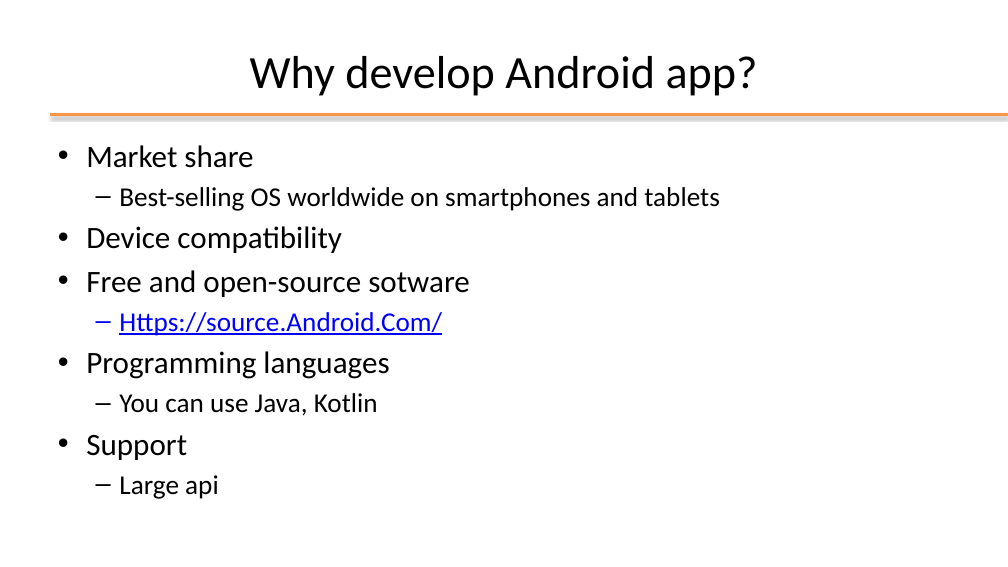
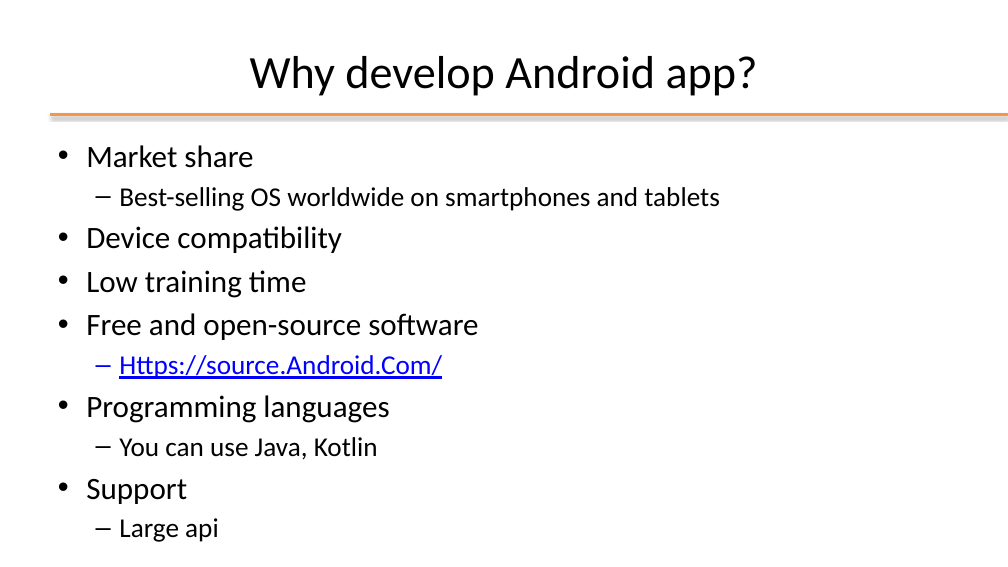
Before and after one commit to kevinmala00/ATTIVITA-PROGETTUALE, a slide deck: slide 4 of slides/01 - Android Introduction.pptx. Drawn at 1008x567 pixels with LibreOffice and Linux fonts; fonts in the diff are those of the drawing; background and template pictures are left out. Boxes give left, top, right and bottom in pixels: in the first picture for what was removed or moved away, otherwise in the second. Text is boxed around its words. In the diff, an @@ line names an element or a change of style, - is before the commit and + after.

```diff
--- a/slides/01 - Android Introduction.pptx
+++ b/slides/01 - Android Introduction.pptx
@@ text at (86,270,478,340): text changed @@
-• Free and open-source sotware
+• Low training time
+• Free and open-source software
```
Also in this commit, not shown: 3 other slides changed.
